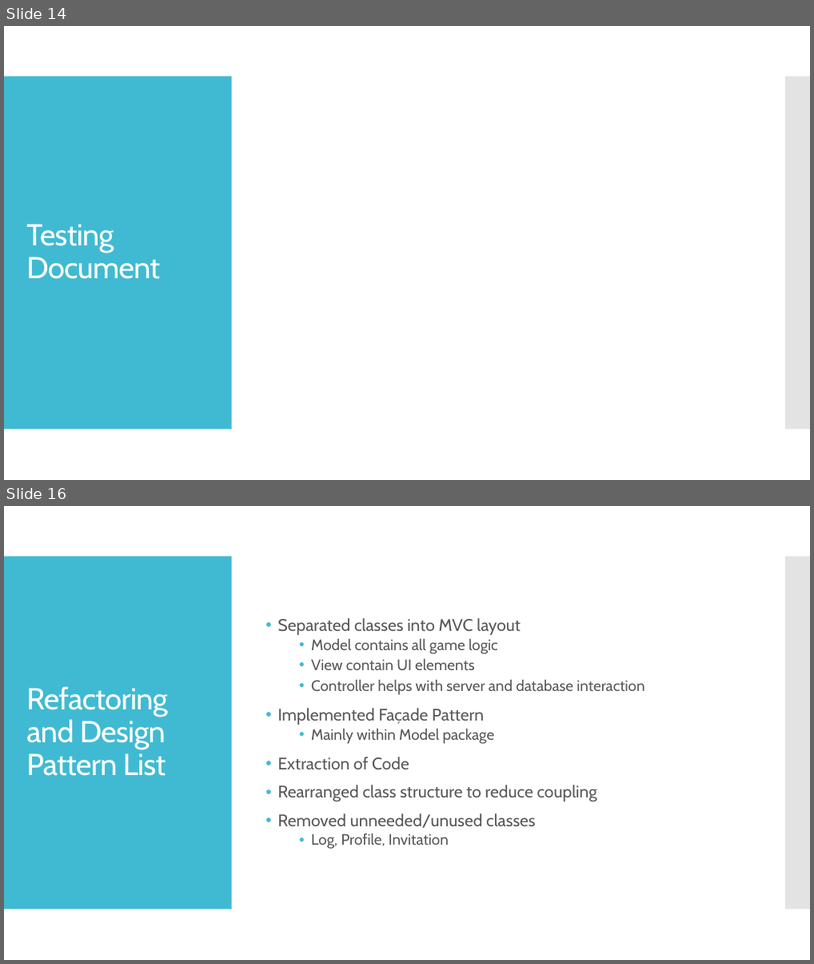
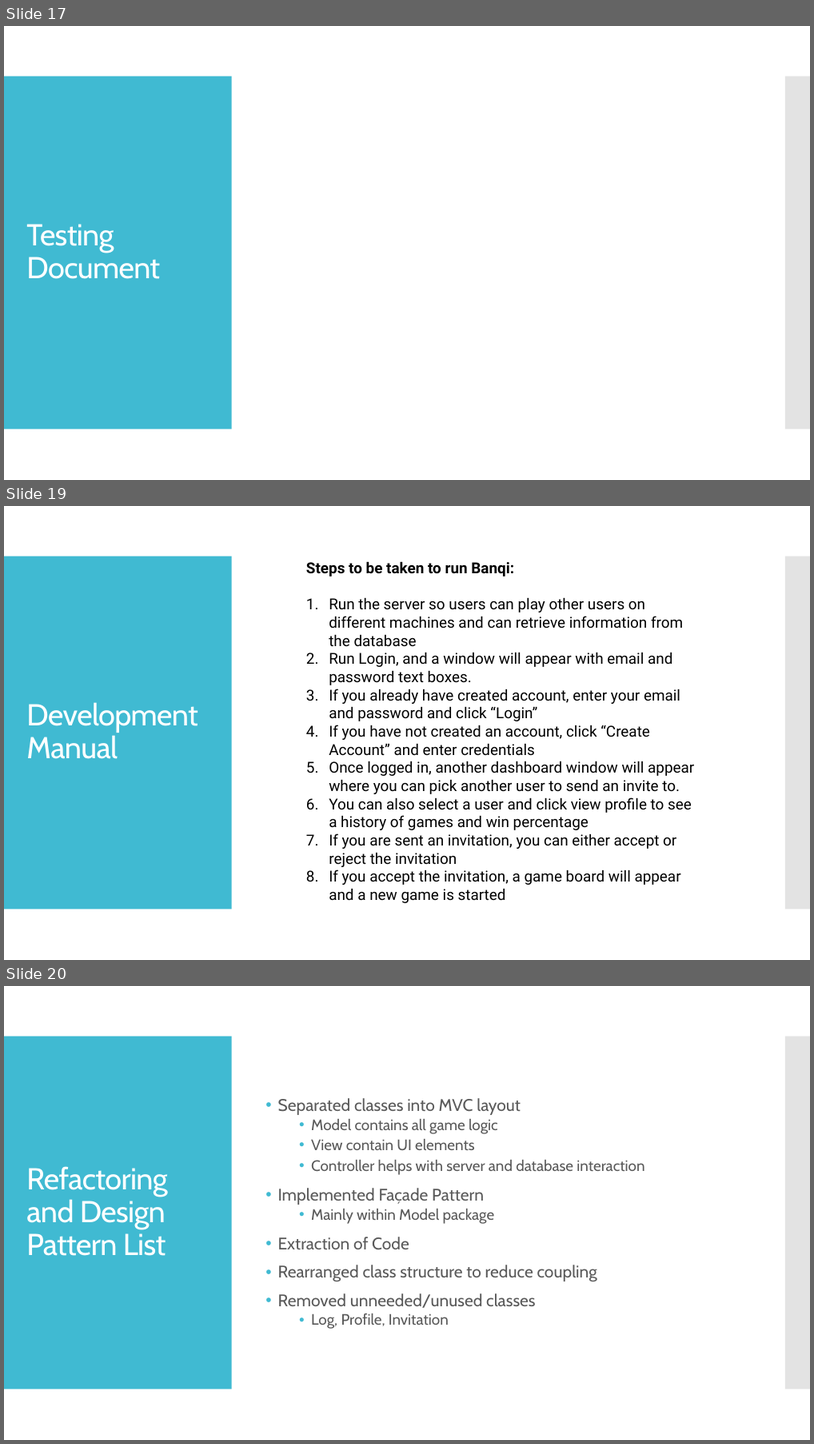
Before and after one commit to NickWaltCSU/cs414-f17-301-UltraLiteCoding, a slide deck: Presentation 5/Presentation.pptx. Shown one above the other, each under a label of ours: slides 14 and 16 before the commit, slides 17, 19 and 20 after it; the slides between them are not shown. The pictures are 814x964 and 814x1444 pixels, drawn with LibreOffice and Linux fonts; fonts in the diff are those of the drawing. Boxes give left, top, right and bottom in pixels: in the first picture for what was removed or moved away, otherwise in the second. Text is boxed around its words. In the diff, an @@ line names an element or a change of style, - is before the commit and + after.

```diff
--- a/Presentation 5/Presentation.pptx
+++ b/Presentation 5/Presentation.pptx
@@ slide 19 added at (4,506,810,960), background #FFFFFF; not listed: 2 template elements that a slide beside it also shows @@
@@ text added at (306,561,694,903), 18 pt, text #000000 @@
+Steps to be taken to run Banqi:
+1. Run the server so users can play other users on different machines and can retrieve information from the database
+2. Run Login, and a window will appear with email and password text boxes.
+3. If you already have created account, enter your email and password and click “Login”
+4. If you have not created an account, click “Create Account” and enter credentials
+5. Once logged in, another dashboard window will appear where you can pick another user to send an invite to.
+6. You can also select a user and click view profile to see a history of games and win percentage
+7. If you are sent an invitation, you can either accept or reject the invitation
+8. If you accept the invitation, a game board will appear and a new game is started
@@ title added at (26,702,198,759), 36 pt, text #FFFFFF @@
+Development Manual
@@ what was slide 14 is now slide 17 @@
@@ what was slide 16 is now slide 20 @@
```
Also in this commit, not shown: 3 slides changed, 5 other slides added.
